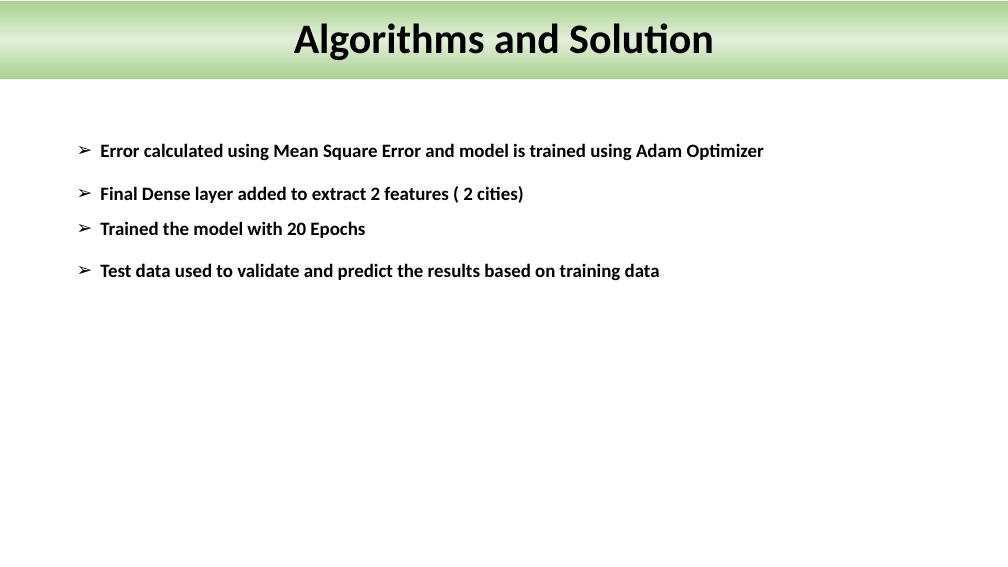
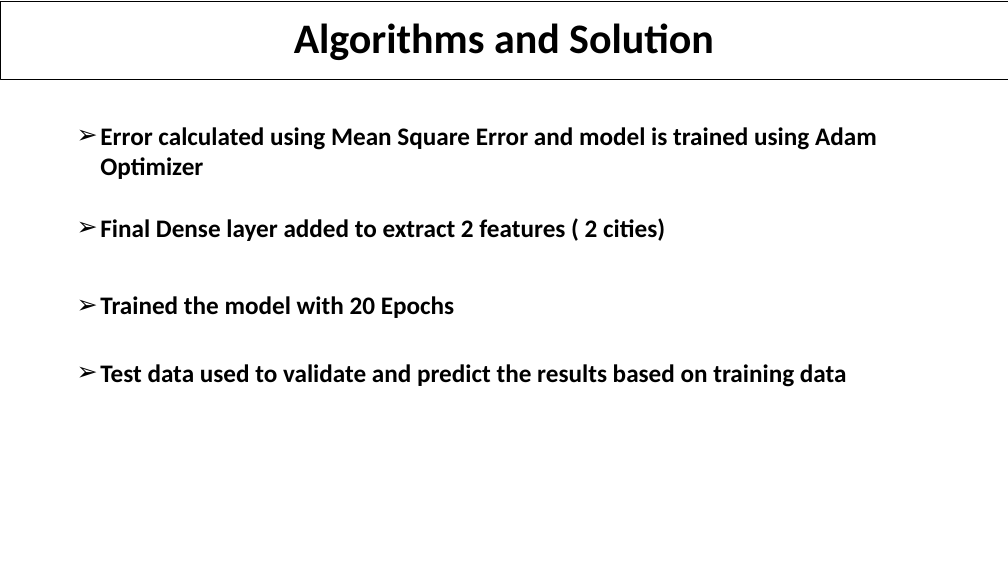
Before and after one commit to sanchanapradeep/aiml_capstone, a slide deck: slide 10 of Millets_Market Price_Prediction_Presentation_Group 7.pptx. Drawn at 1008x567 pixels with LibreOffice and Linux fonts; fonts in the diff are those of the drawing; background and template pictures are left out. Boxes give left, top, right and bottom in pixels: in the first picture for what was removed or moved away, otherwise in the second. Text is boxed around its words. In the diff, an @@ line names an element or a change of style, - is before the commit and + after.

```diff
--- a/Millets_Market Price_Prediction_Presentation_Group 7.pptx
+++ b/Millets_Market Price_Prediction_Presentation_Group 7.pptx
@@ rectangle "Algorithms and Solution" at box(0, 1, 1008, 79): fill gradient #A9D18E to #E2F0D9 to none; outline none to #000000 0.75 pt @@
@@ text "Error calculated using Mean Square ...": place and size @@
-text "Error calculated using Mean Square ..." at box(100, 143, 764, 161)
+text "Error calculated using Mean Square ..." at box(100, 127, 877, 179)
@@ text "Final Dense layer added to ...": place and size @@
-text "Final Dense layer added to ..." at box(100, 186, 523, 203)
+text "Final Dense layer added to ..." at box(100, 218, 665, 241)
@@ text "Trained the model with 20 ...": place and size @@
-text "Trained the model with 20 ..." at box(100, 221, 365, 238)
+text "Trained the model with 20 ..." at box(100, 296, 454, 318)
@@ size 18 to 24 pt in 4 elements at box(100, 127, 877, 179), box(100, 218, 665, 241), box(100, 296, 454, 318), box(100, 364, 847, 387) @@
@@ text "Test data used to validate ...": place and size @@
-text "Test data used to validate ..." at box(100, 263, 660, 281)
+text "Test data used to validate ..." at box(100, 364, 847, 387)
```
Also in this commit, not shown: 11 other slides changed.
